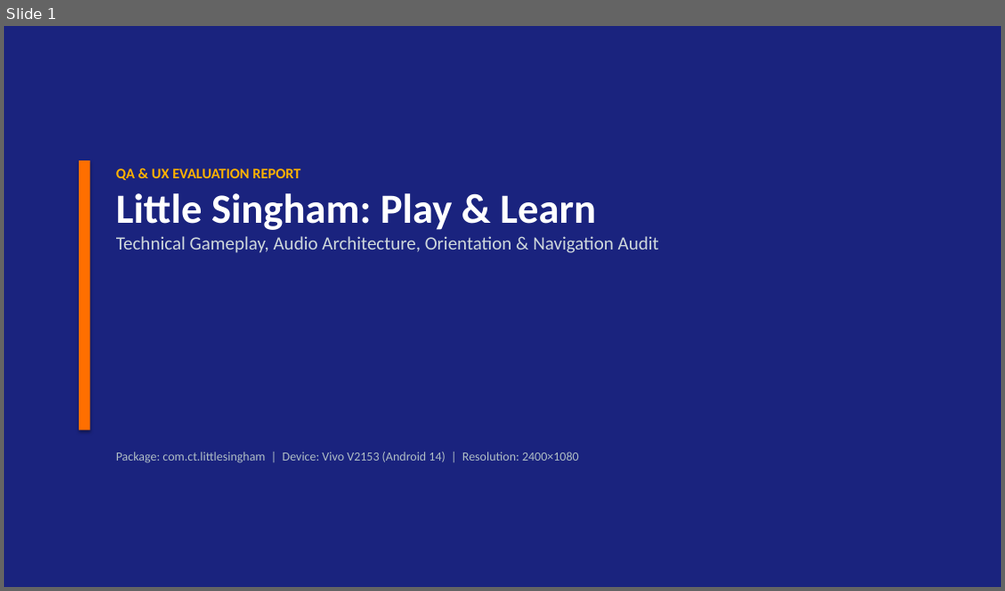
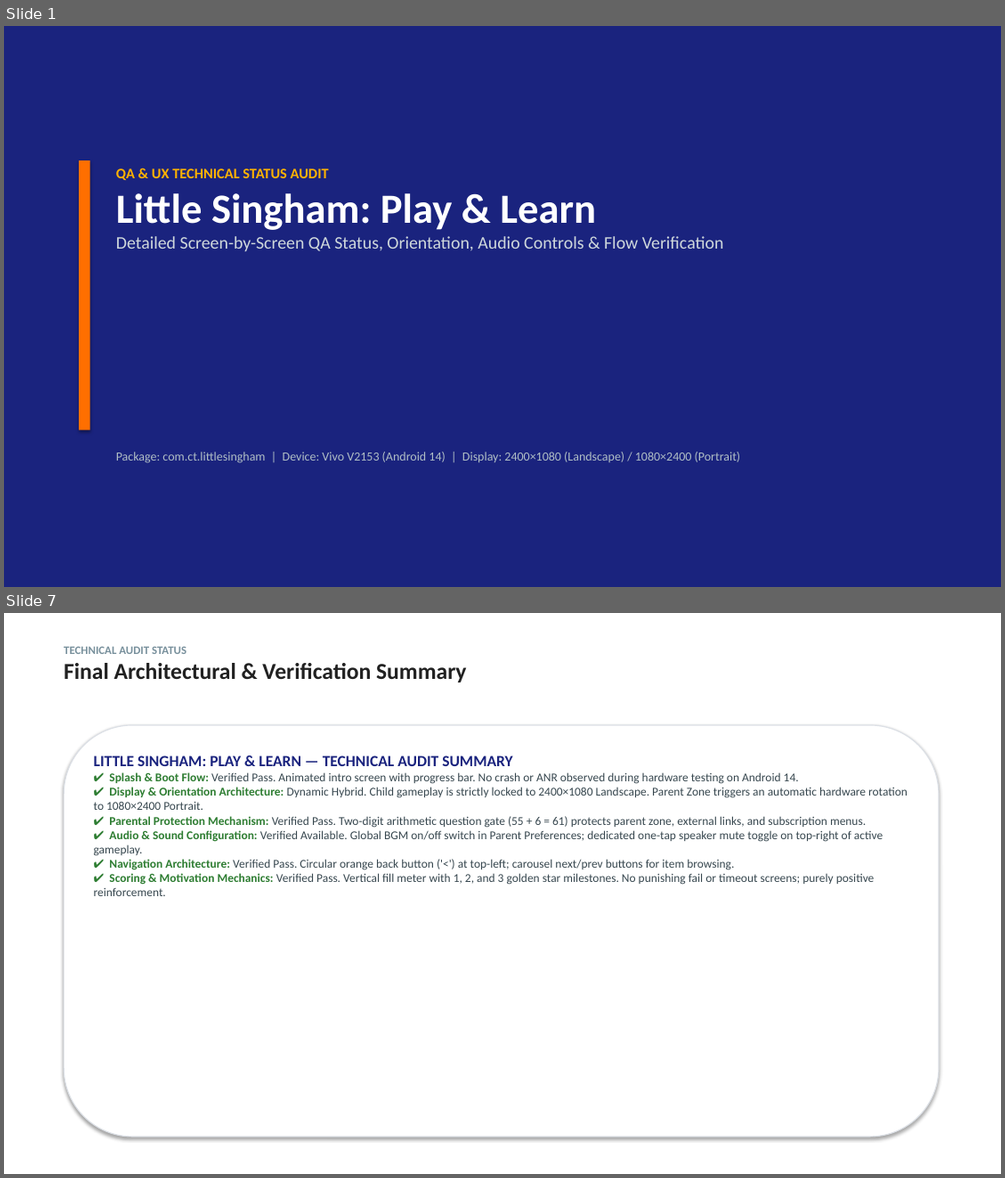
Before and after one commit to ananddub/game-qa-review-3g1j37, a slide deck: Little_Singham_Play_and_Learn.pptx. Shown one above the other, each under a label of ours: slide 1 before the commit, slides 1 and 7 after it; the slides between them are not shown. The pictures are 1005x591 and 1005x1178 pixels, drawn with LibreOffice and Linux fonts; fonts in the diff are those of the drawing. Boxes give left, top, right and bottom in pixels: in the first picture for what was removed or moved away, otherwise in the second. Text is boxed around its words. In the diff, an @@ line names an element or a change of style, - is before the commit and + after.

Commit message:
Remove all suggestions/recommendations; update slides to focus purely on detailed screen statuses, UI elements, and technical parameters

```diff
--- a/Little_Singham_Play_and_Learn.pptx
+++ b/Little_Singham_Play_and_Learn.pptx
@@ slide 7 added at (4, 613, 1001, 1174), background #FFFFFF @@
@@ text added at (64, 646, 466, 682), 22 pt, text #212121, bold @@
+TECHNICAL AUDIT STATUS
+Final Architectural & Verification Summary
@@ rounded rectangle added at (64, 725, 938, 1136), fill #FFFFFF, outline #DCE0E6 1 pt @@
@@ text added at (94, 755, 907, 896), 11.5 pt, text #37474F @@
+LITTLE SINGHAM: PLAY & LEARN — TECHNICAL AUDIT SUMMARY
+✔ Splash & Boot Flow: Verified Pass. Animated intro screen with progress bar. No crash or ANR observed during hardware testing on Android 14.
+✔ Display & Orientation Architecture: Dynamic Hybrid. Child gameplay is strictly locked to 2400×1080 Landscape. Parent Zone triggers an automatic hardware rotation to 1080×2400 Portrait.
+✔ Parental Protection Mechanism: Verified Pass. Two-digit arithmetic question gate (55 + 6 = 61) protects parent zone, external links, and subscription menus.
+✔ Audio & Sound Configuration: Verified Available. Global BGM on/off switch in Parent Preferences; dedicated one-tap speaker mute toggle on top-right of active gameplay.
+✔ Navigation Architecture: Verified Pass. Circular orange back button ('<') at top-left; carousel next/prev buttons for item browsing.
+✔ Scoring & Motivation Mechanics: Verified Pass. Vertical fill meter with 1, 2, and 3 golden star milestones. No punishing fail or timeout screens; purely positive reinforcement.
@@ slide 1 changed as well @@
@@ text at (116, 168, 329, 180): text changed @@
-QA & UX EVALUATION REPORT
+QA & UX TECHNICAL STATUS AUDIT
@@ text at (116, 236, 724, 251): text changed; size 18 to 17 pt @@
-Technical Gameplay, Audio Architecture, Orientation & Navigation Audit
+Detailed Screen-by-Screen QA Status, Orientation, Audio Controls & Flow Verification
@@ text at (116, 451, 740, 463): text changed @@
-Package: com.ct.littlesingham | Device: Vivo V2153 (Android 14) | Resolution: 2400×1080
+Package: com.ct.littlesingham | Device: Vivo V2153 (Android 14) | Display: 2400×1080 (Landscape) / 1080×2400 (Portrait)
```
Also in this commit, not shown: 1 other slide changed, 4 other slides added, 6 slides removed, 2 other files.
